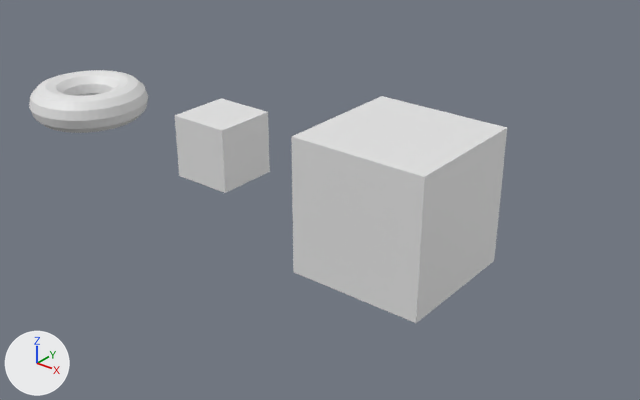
An edit to the Blender file btg_entity_importer/demo/Bleder/demo_scene.blend, drawn before and after from the same camera.
Rendered twice from a 50 mm camera at (19.75, -18.02, 10.42) aimed at (4.82, 0.64, -1.15). The lights are fixed; the arrows at lower left show +X, +Y and +Z.

The first picture shows 'BTGMeshExample', 'Cube-col', 'PrimitiveCollisionShape'.
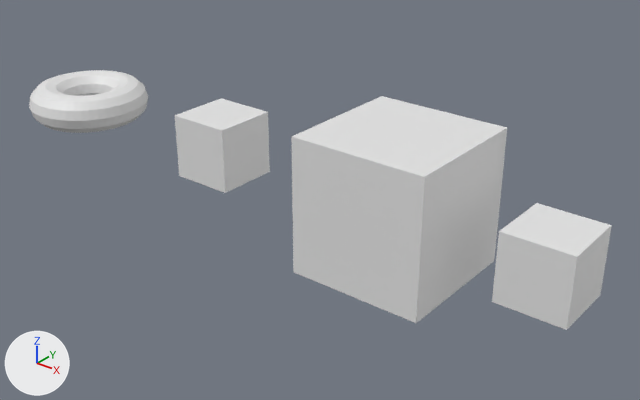
Changed parts and their boxes [x1, y1, x2, y2] in the pictures (640 x 400 px):
'AssetLibDemo.003', added: after [492, 203, 612, 330]

Diff of the bpy script that builds the scene:
```diff
--- a/btg_entity_importer/demo/Bleder/demo_scene.blend.py
+++ b/btg_entity_importer/demo/Bleder/demo_scene.blend.py
@@ col_assetlibdemo_001 @@
+col_assetlibdemo_001 = bpy.data.collections.new('AssetLibDemo.001')
+col_assetlibdemo_001.objects.link(ob_cube_002)
+col_assetlibdemo_001.objects.link(ob_assetlibdemo_002)
@@ ob_assetlibdemo_003 @@
+ob_assetlibdemo_003 = bpy.data.objects.new('AssetLibDemo.003', None)
+ob_assetlibdemo_003.location = (12.27, 0.49, -0.6)
+ob_assetlibdemo_003.instance_type = 'COLLECTION'
+ob_assetlibdemo_003.instance_collection = col_assetlibdemo_001
@@ ob_assetlibdemo_002 @@
+ob_assetlibdemo_002 = bpy.data.objects.new('AssetLibDemo.002', None)
+ob_assetlibdemo_002.location = (0.0, 0.0, 0.0)
@@ ob_cube_002 @@
+ob_cube_002 = bpy.data.objects.new('Cube.002', me_cube_001.copy())  # the mesh of ob_primitivecollisionshape
+ob_cube_002.parent = ob_assetlibdemo_002
+ob_cube_002.location = (0.0, 0.0, 0.0)
```
